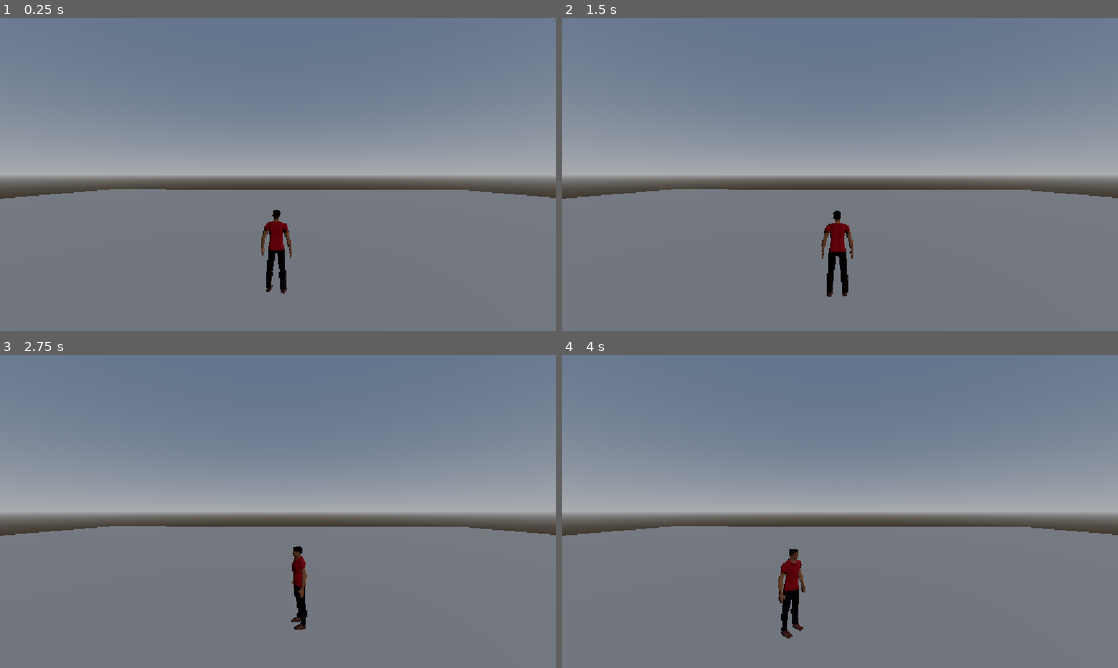
Above: before the commit, frames 1-4 (two rows, left to right).
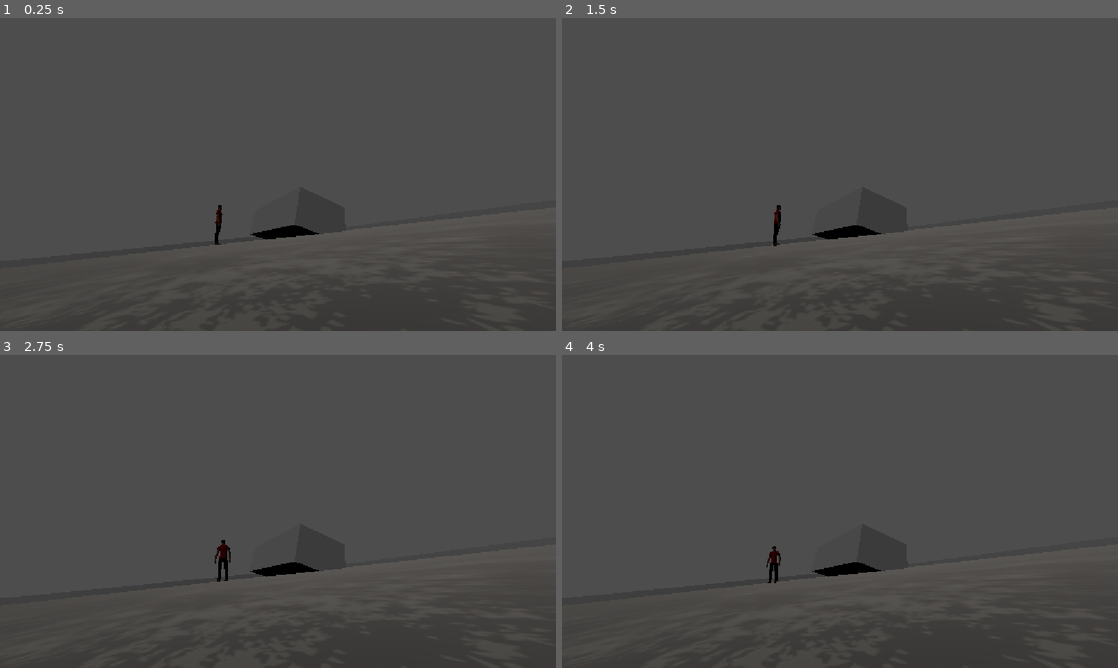
Above: after the commit, the same moments.

Repository: tommy-reid/resi_game
Game: Godot game, scene res://scenes/crashed_car.tscn
Same seed, same stepped clock (60 frames per second), same inputs: the game is played once before the commit and once after it. Before the commit the project starts from res://scenes/prototype_scene.tscn.
Inputs:
- Up to frame 1 (0.25 s): no input
- Up to frame 2 (1.5 s): tap Enter at 0.5 s; hold D (turn_right) 0.53-1.28 s; hold Shift (run) 0.53-1.28 s; hold S (move_backward) from 1.28 s (still down); tap Q (quick_turn) at 1.35 s
- Up to frame 3 (2.75 s): tap Shift (run) at 1.55 s; release S (move_backward) at 2.03 s; hold D (turn_right) from 2.03 s (still down); hold Shift (run) from 2.03 s (still down)
- Up to frame 4 (4 s): release D (turn_right) at 2.78 s; release Shift (run) at 2.78 s; hold W (move_forward) 2.78-3.53 s; tap Shift (run) at 2.85 s; hold A (turn_left) from 3.53 s (still down); hold Shift (run) from 3.53 s (still down); tap Q (quick_turn) at 3.6 s

The runs differ from the first frame. In frame 1, 97% of the frame differs, in the area x 0-100%, y 0-100%; in frame 2, 97%; in frame 3, 97%; in frame 4, 97%.

Commit message:
WIP: greyboxed car scene

Diff:
--- a/entities/player/player.tscn
+++ b/entities/player/player.tscn
@@ -1,7 +1,7 @@
 [gd_scene format=3 uid="uid://dm5bm18v228xh"]
 
 [ext_resource type="Script" uid="uid://ck5aqx4muwgyh" path="res://entities/player/stephen_player.gd" id="1_abrql"]
-[ext_resource type="PackedScene" uid="uid://cnb2xwbbbkrat" path="res://assets/player/MaleCharacter.glb" id="2_gmlin"]
+[ext_resource type="PackedScene" uid="uid://cnb2xwbbbkrat" path="res://assets/models/player/MaleCharacter.glb" id="2_gmlin"]
 
 [sub_resource type="CapsuleShape3D" id="CapsuleShape3D_eae6q"]
 radius = 0.26757813
--- a/entities/player/stephen_player.gd
+++ b/entities/player/stephen_player.gd
@@ -1,7 +1,7 @@
 extends CharacterBody3D
 
 var walk_speed: float = 1.8
-var run_speed: float = 3.0
+var run_speed: float = 3.5
 var backpedal_multiplier: float = 0.5
 var acceleration: float = 10.0
 var deceleration: float = 50.0
--- a/project.godot
+++ b/project.godot
@@ -11,7 +11,7 @@
 [application]
 
 config/name="Resident Evil"
-run/main_scene="uid://clfymobu0cdeb"
+run/main_scene="uid://b3p8mo1sf4772"
 config/features=PackedStringArray("4.7", "Forward Plus")
 config/icon="res://icon.svg"
 
--- /dev/null
+++ b/scenes/crashed_car.tscn
@@ -0,0 +1,54 @@
+[gd_scene format=3 uid="uid://b3p8mo1sf4772"]
+
+[ext_resource type="PackedScene" uid="uid://dm5bm18v228xh" path="res://entities/player/player.tscn" id="1_ikdcd"]
+[ext_resource type="Texture2D" uid="uid://gxw56ffkpmf8" path="res://assets/textures/O5GLMQ0.jpg" id="1_y32jy"]
+
+[sub_resource type="StandardMaterial3D" id="StandardMaterial3D_y32jy"]
+albedo_texture = ExtResource("1_y32jy")
+uv1_triplanar = true
+uv1_triplanar_sharpness = 1.4640863
+uv1_world_triplanar = true
+
+[sub_resource type="BoxMesh" id="BoxMesh_p3owy"]
+material = SubResource("StandardMaterial3D_y32jy")
+
+[node name="Main" type="Node3D" unique_id=1400231522]
+
+[node name="Map" type="Node3D" parent="." unique_id=543538475]
+
+[node name="Floor" type="MeshInstance3D" parent="Map" unique_id=4948112]
+transform = Transform3D(66.66039, 0, 0, 0, 1, 0, 0, 0, 83.813614, 0.013151526, -0.43344253, 0.10653806)
+mesh = SubResource("BoxMesh_p3owy")
+
+[node name="Car" type="CSGBox3D" parent="Map" unique_id=512793099]
+transform = Transform3D(5.9519997, 0, 0, 0, 1.7495451, 1.0520271, 0, -0.63678247, 2.8904216, -1.1000001, 0.9000001, -4.4)
+use_collision = true
+
+[node name="Walls" type="CSGCombiner3D" parent="Map" unique_id=1081791270]
+transform = Transform3D(8.58, 0, 0, 0, 1, 0, 0, 0, 0.099999964, 0.05000019, 0.5, -41.3)
+
+[node name="CSGBox3D2" type="CSGBox3D" parent="Map/Walls" unique_id=1169974846]
+size = Vector3(7.7000003, 1, 1)
+
+[node name="CSGBox3D3" type="CSGBox3D" parent="Map/Walls" unique_id=191344563]
+transform = Transform3D(1, 0, 0, 0, 1, 0, 0, 0, 1, 0, 0, 828.00037)
+size = Vector3(7.7000003, 1, 1)
+
+[node name="CSGBox3D4" type="CSGBox3D" parent="Map/Walls" unique_id=1002586160]
+transform = Transform3D(-5.6824803e-08, 0, 0.0116550075, 0, 1, 0, -111.54004, 0, -4.371139e-08, -3.8344991, 0, 404.00018)
+size = Vector3(7.7000003, 1, 1)
+
+[node name="CSGBox3D5" type="CSGBox3D" parent="Map/Walls" unique_id=1708562027]
+transform = Transform3D(-5.6824803e-08, 0, 0.0116550075, 0, 1, 0, -111.54004, 0, -4.371139e-08, 3.776224, 0, 404.00018)
+size = Vector3(7.7000003, 1, 1)
+
+[node name="Player" parent="." unique_id=19033321 instance=ExtResource("1_ikdcd")]
+
+[node name="DirectionalLight3D" type="DirectionalLight3D" parent="." unique_id=1005089507]
+transform = Transform3D(-0.8127679, -0.1675253, 0.5579818, 0.45347688, -0.78319323, 0.42540225, 0.36574194, 0.5987851, 0.71252316, 27.412119, 16.516357, 3.728156)
+light_color = Color(0.5609549, 0.5609549, 0.5609549, 1)
+sky_mode = 1
+
+[node name="Camera3D" type="Camera3D" parent="." unique_id=731577683]
+transform = Transform3D(0.4776531, 0.37676966, 0.79365754, -0.10190529, 0.9210362, -0.37590918, -0.87261844, 0.09867628, 0.47833058, 7.6119804, 0.104964495, 1.3770142)
+fov = 90.607
Renamed: assets/player/MaleCharacter.glb -> assets/models/player/MaleCharacter.glb
Not shown, changed: assets/models/player/MaleCharacter.glb.import
Renamed: assets/player/MaleCharacter_MaleCharacter_Texture.png -> assets/models/player/MaleCharacter_MaleCharacter_Texture.png
Not shown, changed: assets/models/player/MaleCharacter_MaleCharacter_Texture.png.import
Binary file added: assets/textures/O5GLMQ0.jpg
Not shown, added: assets/textures/O5GLMQ0.jpg.import
Binary file added: assets/textures/O6DXE10.jpg
Not shown, added: assets/textures/O6DXE10.jpg.import
